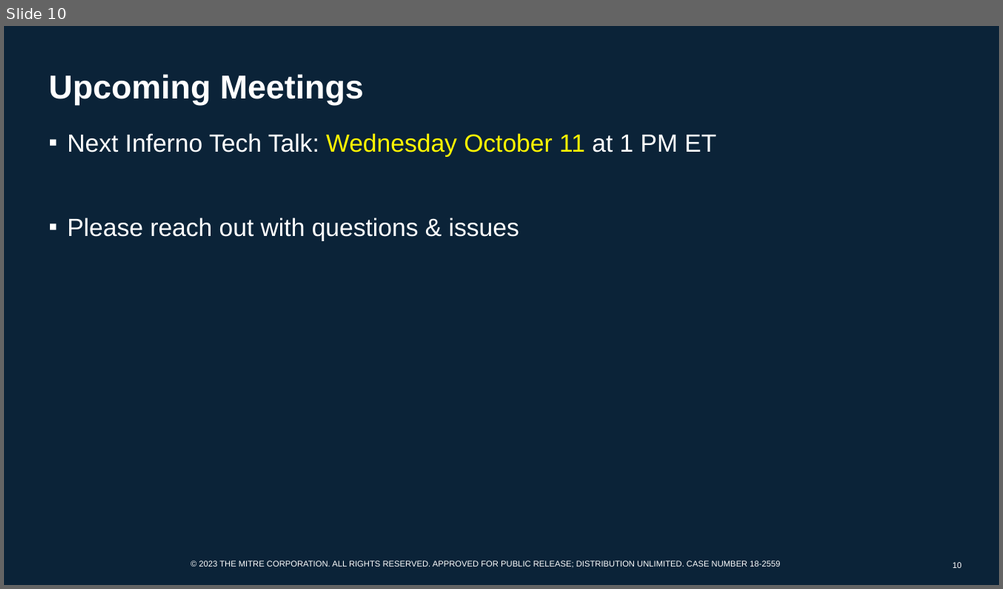
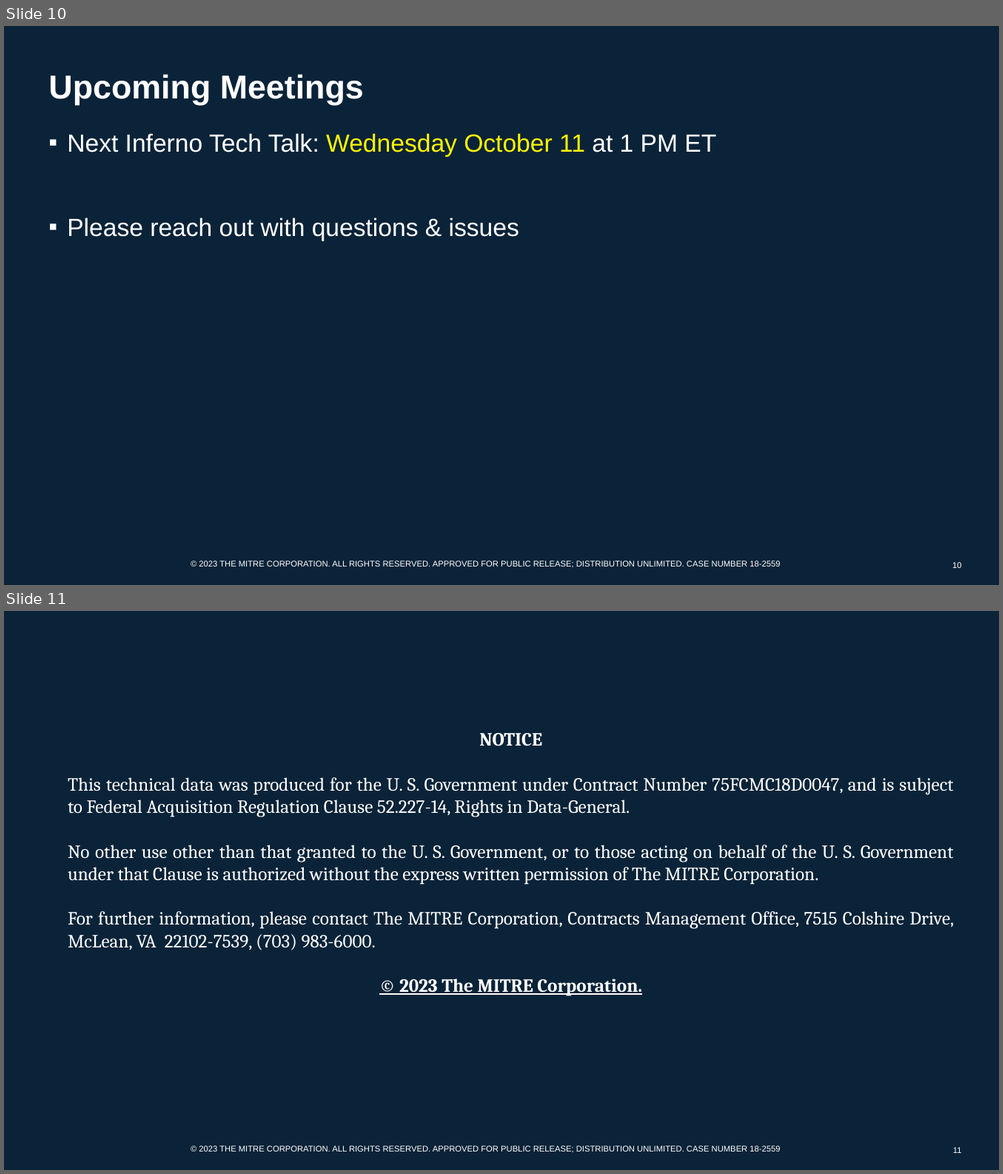
Before and after one commit to inferno-framework/inferno-framework.github.io, a slide deck: download/Inferno_Tech_Talk_Sep_13.pptx. Shown one above the other, each under a label of ours: slide 10 before the commit, slides 10 and 11 after it. The pictures are 1003x589 and 1003x1174 pixels, drawn with LibreOffice and Linux fonts; fonts in the diff are those of the drawing; background and template pictures are left out. Boxes give left, top, right and bottom in pixels: in the first picture for what was removed or moved away, otherwise in the second. Text is boxed around its words. In the diff, an @@ line names an element or a change of style, - is before the commit and + after.

Commit message:
Add data rights legend to tech talk slides

```diff
--- a/download/Inferno_Tech_Talk_Sep_13.pptx
+++ b/download/Inferno_Tech_Talk_Sep_13.pptx
@@ slide 11 added at [4,611,999,1170], background #0B2338; not listed: 1 template element that a slide beside it also shows @@
@@ text added at [68,733,953,997], 18 pt, text #FFFFFF @@
+NOTICE
+This technical data was produced for the U. S. Government under Contract Number 75FCMC18D0047, and is subject to Federal Acquisition Regulation Clause 52.227-14, Rights in Data-General.
+No other use other than that granted to the U. S. Government, or to those acting on behalf of the U. S. Government under that Clause is authorized without the express written permission of The MITRE Corporation.
+For further information, please contact The MITRE Corporation, Contracts Management Office, 7515 Colshire Drive, McLean, VA 22102-7539, (703) 983-6000.
+© 2023 The MITRE Corporation.
@@ page number added at [953,1147,962,1153], 8 pt, text #FFFFFF @@
+11
```
Also in this commit, not shown: 2 other files.
